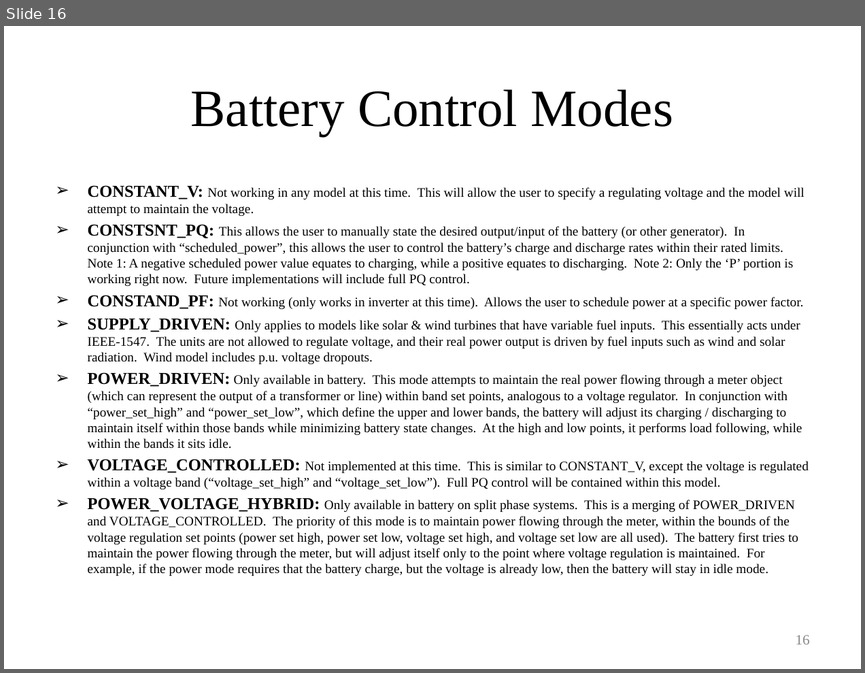
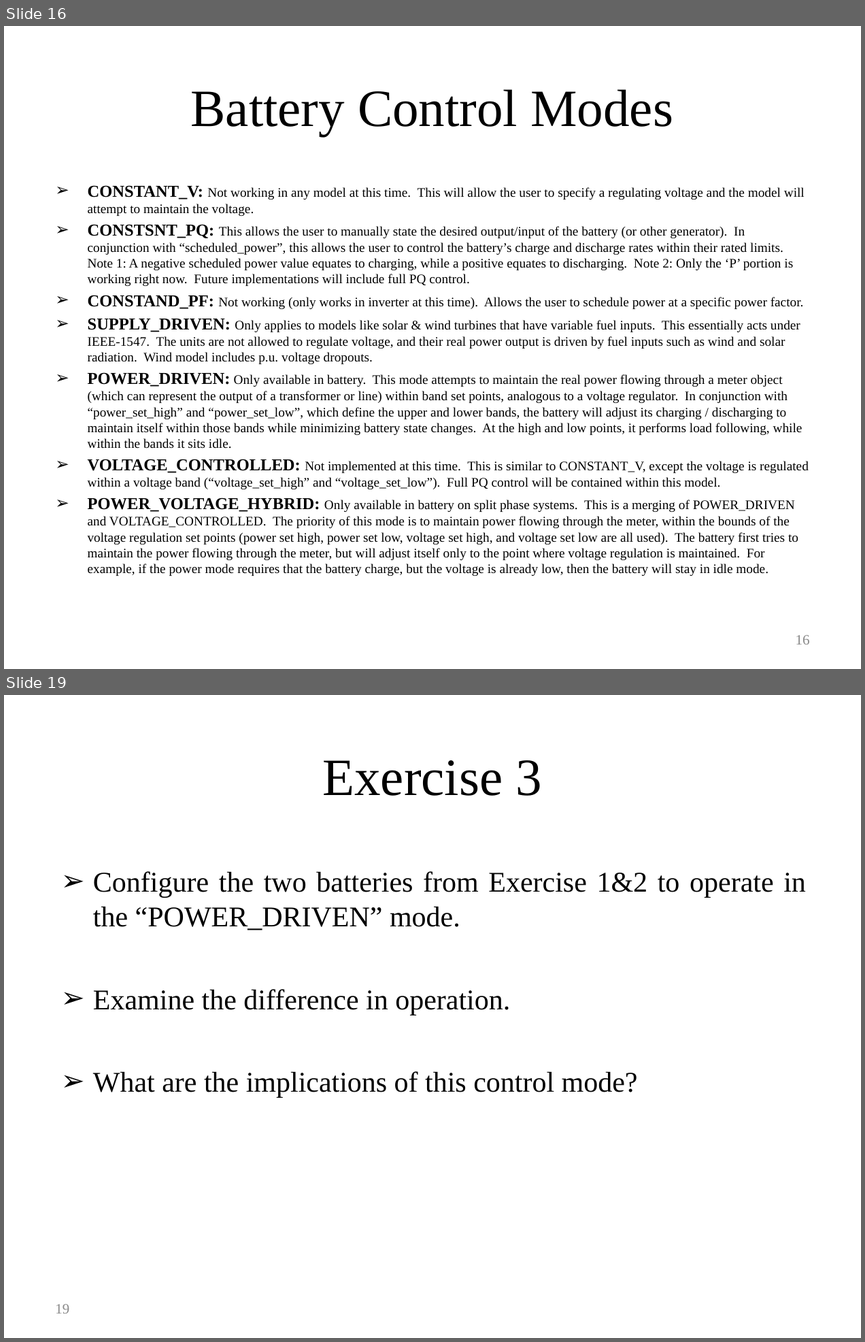
Before and after one commit to gridlab-d/course, a slide deck: Distribution_Analysis_Course/4.0 - Energy_Storage_and_PHEVs.ppt. Shown one above the other, each under a label of ours: slide 16 before the commit, slides 16 and 19 after it; the slides between them are not shown. The pictures are 865x673 and 865x1342 pixels, drawn with LibreOffice and Linux fonts; fonts in the diff are those of the drawing. Boxes give left, top, right and bottom in pixels: in the first picture for what was removed or moved away, otherwise in the second. Text is boxed around its words. In the diff, an @@ line names an element or a change of style, - is before the commit and + after.

```diff
--- a/Distribution_Analysis_Course/4.0 - Energy_Storage_and_PHEVs.ppt
+++ b/Distribution_Analysis_Course/4.0 - Energy_Storage_and_PHEVs.ppt
@@ slide 19 added at <box>4,695,861,1338</box>, background #FFFFFF @@
@@ title added at <box>322,760,542,796</box>, 44 pt, text #000000 @@
+Exercise 3
@@ text added at <box>93,871,806,1098</box>, 24 pt, text #000000 @@
+➢ Configure the two batteries from Exercise 1&2 to operate in the “POWER_DRIVEN” mode.
+➢ Examine the difference in operation.
+➢ What are the implications of this control mode?
@@ page number added at <box>55,1304,69,1313</box>, 12 pt, text #898989 @@
+19
```
Also in this commit, not shown: 1 slide changed, 3 other slides added, 3 slides removed.
